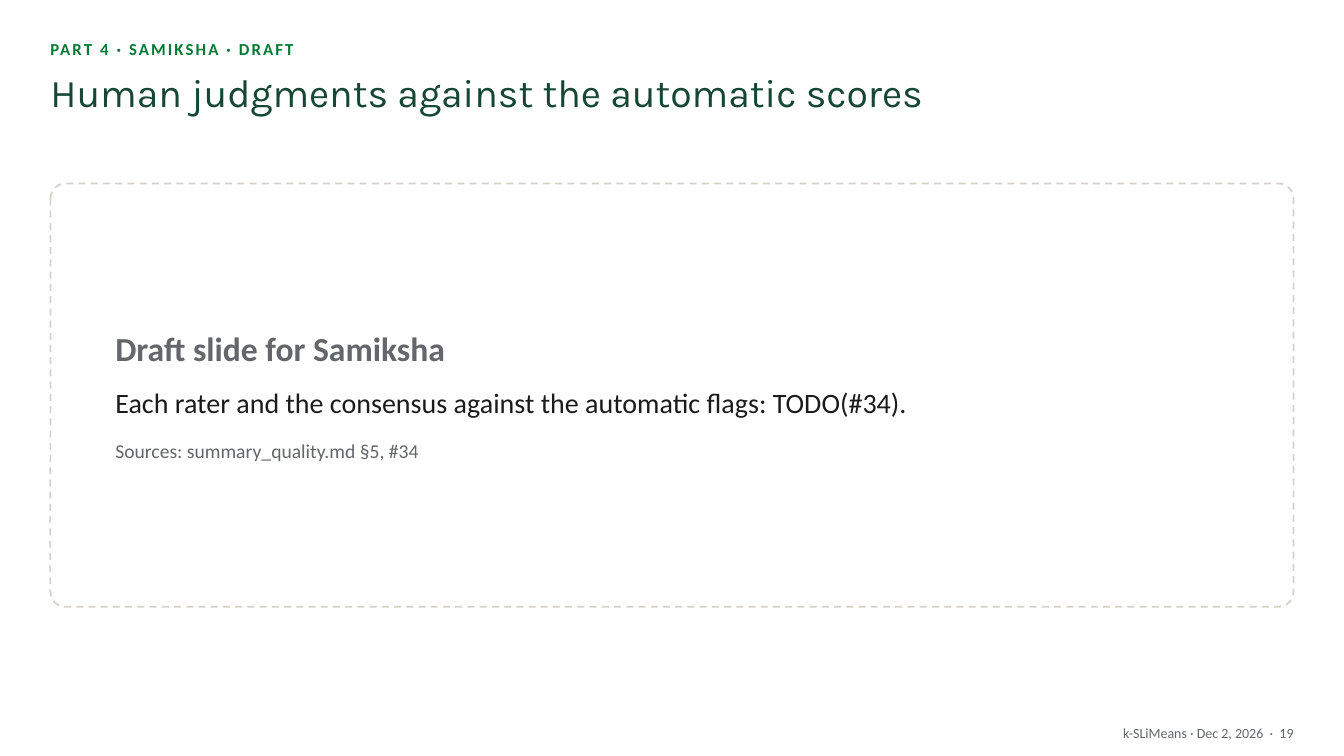
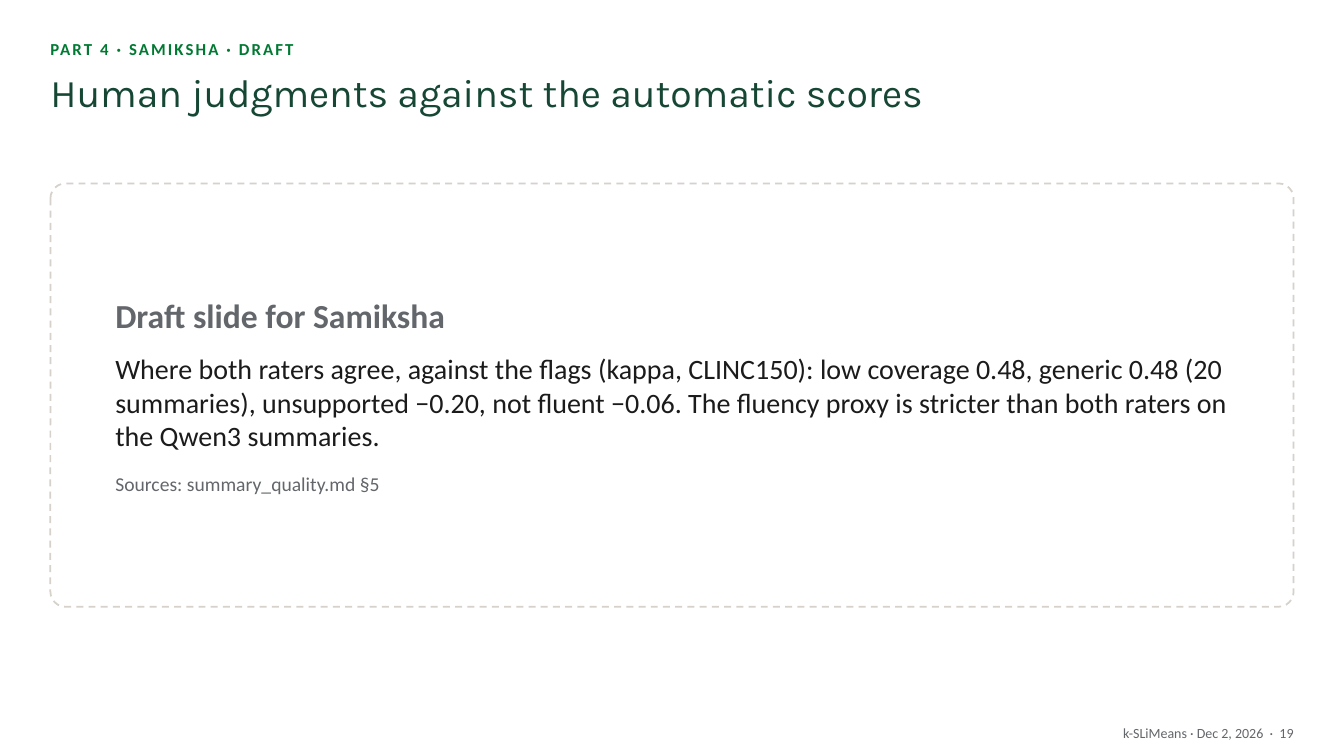
Before and after one commit to k-slimeans/k-slimeans, a slide deck: slide 19 of docs/talk/k-slimeans-talk.pptx. Drawn at 1344x756 pixels with LibreOffice and Linux fonts; fonts in the diff are those of the drawing. Boxes give left, top, right and bottom in pixels: in the first picture for what was removed or moved away, otherwise in the second. Text is boxed around its words. In the diff, an @@ line names an element or a change of style, - is before the commit and + after.

```diff
--- a/docs/talk/k-slimeans-talk.pptx
+++ b/docs/talk/k-slimeans-talk.pptx
@@ text in rounded rectangle at (x1=115, y1=358, x2=1227, y2=494): text changed @@
-Each rater and the consensus against the automatic flags: TODO(#34).
-Sources: summary_quality.md §5, #34
+Where both raters agree, against the flags (kappa, CLINC150): low coverage 0.48, generic 0.48 (20 summaries), unsupported −0.20, not fluent −0.06. The fluency proxy is stricter than both raters on the Qwen3 summaries.
+Sources: summary_quality.md §5
```
Also in this commit, not shown: 3 other slides changed, 6 other files.
